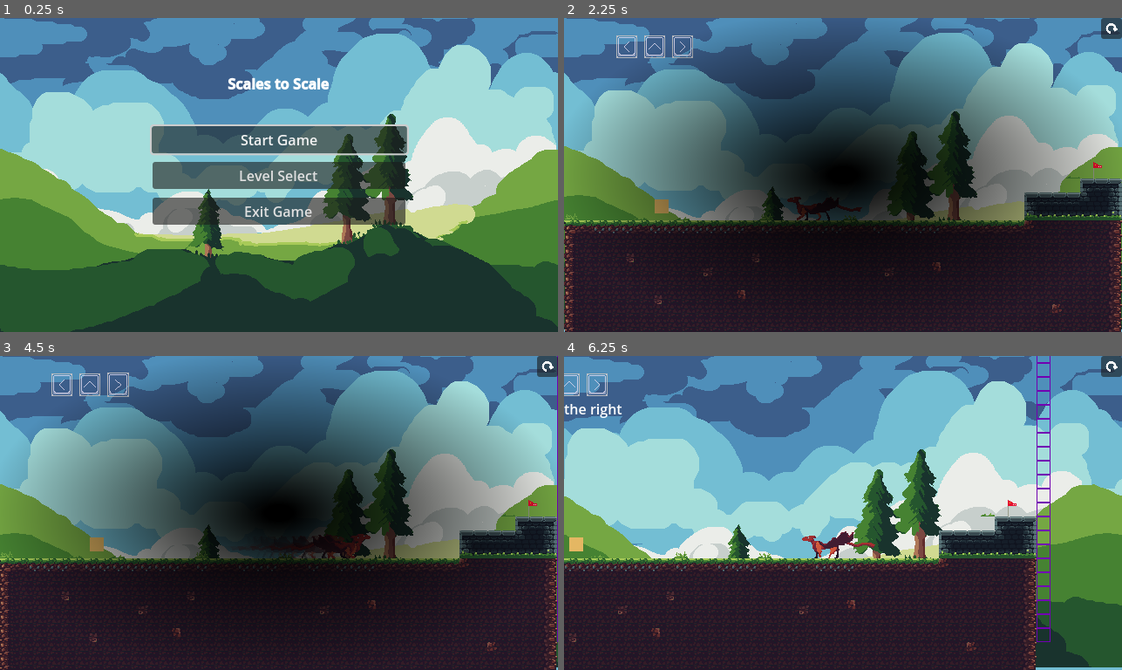
Above: before the commit, frames 1-4 (two rows, left to right).
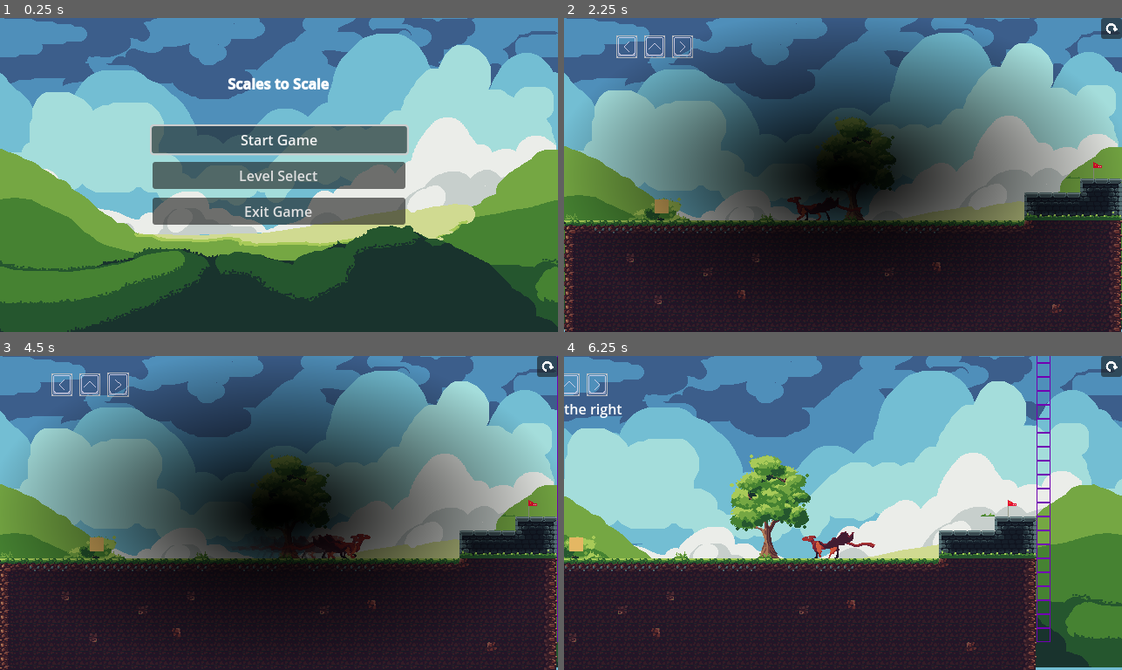
Above: after the commit, the same moments.

Repository: Robocraft999/ScalesToScale
Game: Godot game, scene res://scenes/root.tscn
Same seed, same stepped clock (60 frames per second), same inputs: the game is played once before the commit and once after it. The engine's default icon, where the game draws it, is replaced by a stand-in: a white triangle on a blue panel in a dark square.
Inputs (mouse positions are in pixels of both pictures, inside the frame that each line leads up to):
- Up to frame 1 (0.25 s): no input
- Up to frame 2 (2.25 s): click "Start Game" at 0.5 s; click "Start Game" at 1.25 s; click (1110, 27) at 2 s
- Up to frame 3 (4.5 s): click (546, 365) at 2.75 s; click (546, 365) at 3.5 s; tap Enter at 4.25 s; move the mouse to (401, 497) at 4.27 s; hold D (move_right) from 4.28 s (still down); hold Space (dash) from 4.28 s (still down); click (401, 497) at 4.42 s
- Up to frame 4 (6.25 s): tap Up (jump) at 4.52 s; release D (move_right) at 5 s; release Space (dash) at 5 s; drag from (731, 528) to (1038, 509) at 5.02 s; move the mouse to (898, 443) at 5.77 s; hold A (move_left) from 5.78 s (still down); tap Mouse wheel up (mouse_wheel_up) at 5.85 s

The runs differ from the first frame. In frame 1, 7.9% of the frame differs, in the area x 0-100%, y 30-100%; in frame 2, 4.2%; in frame 3, 3.8%; in frame 4, 7.0%.

Commit message:
added tree

Diff:
--- a/scenes/levels/tutorial_0.tscn
+++ b/scenes/levels/tutorial_0.tscn
@@ -15,6 +15,7 @@
 [ext_resource type="Script" path="res://scripts/end_animator.gd" id="13_4l13b"]
 [ext_resource type="Script" path="res://scripts/shaker.gd" id="13_kipkx"]
 [ext_resource type="Script" path="res://scripts/shaker_animator.gd" id="14_37g71"]
+[ext_resource type="Texture2D" uid="uid://dam3482d42w5l" path="res://sprites/trees/tree_1.png" id="16_iv7gx"]
 
 [sub_resource type="Animation" id="Animation_wqt0i"]
 length = 0.001
@@ -207,3 +208,12 @@
 [node name="Player" parent="EditableLevel" instance=ExtResource("2_0echh")]
 unique_name_in_owner = true
 position = Vector2(296, 224)
+
+[node name="Tree2" type="Sprite2D" parent="."]
+position = Vector2(111, 277)
+scale = Vector2(-1, 1)
+texture = ExtResource("16_iv7gx")
+
+[node name="Tree1" type="Sprite2D" parent="."]
+position = Vector2(334, 184)
+texture = ExtResource("16_iv7gx")
Not shown: 1 places in scenes/levels/tutorial_0.tscn that only renumber resources
Binary file changed: sprites/background/parallax_6.png
Binary file added: sprites/tree_1.png
Not shown, added: sprites/tree_1.png.import
Binary file added: sprites/trees/tree_1.png
Not shown, added: sprites/trees/tree_1.png.import
